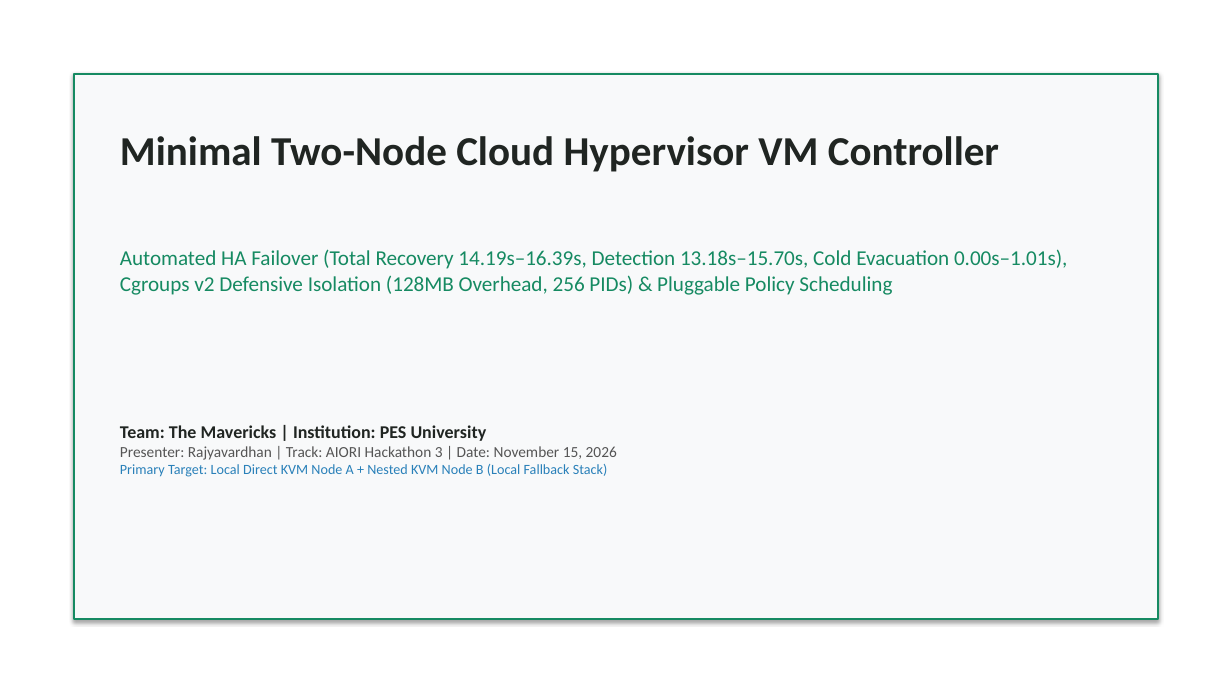
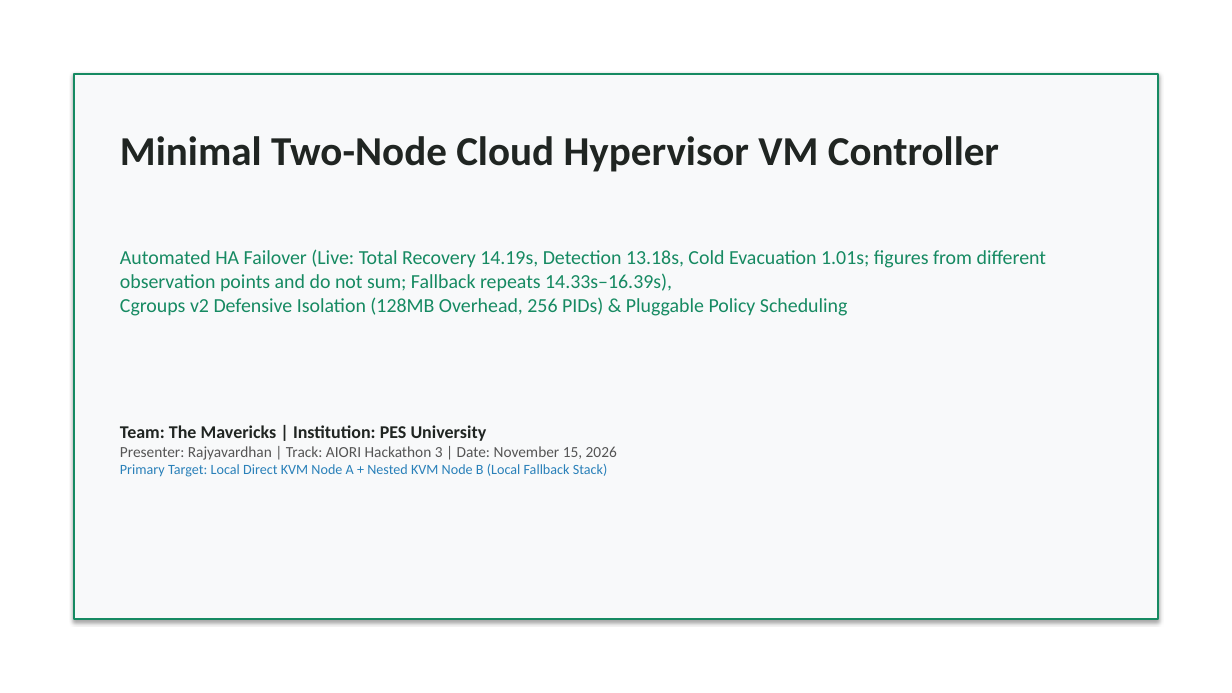
Before and after one commit to aiori-hackathon/A3-PS023-TC246, a slide deck: slide 1 of docs/deck/ps023_draft.pptx. Drawn at 1232x693 pixels with LibreOffice and Linux fonts; fonts in the diff are those of the drawing. Boxes give left, top, right and bottom in pixels: in the first picture for what was removed or moved away, otherwise in the second. Text is boxed around its words. In the diff, an @@ line names an element or a change of style, - is before the commit and + after.

```diff
--- a/docs/deck/ps023_draft.pptx
+++ b/docs/deck/ps023_draft.pptx
@@ text at box(120, 249, 1046, 316): text changed; size 16.5 to 15.5 pt @@
-Automated HA Failover (Total Recovery 14.19s–16.39s, Detection 13.18s–15.70s, Cold Evacuation 0.00s–1.01s),
-Cgroups v2 Defensive Isolation (128MB Overhead, 256 PIDs) & Pluggable Policy Scheduling
+Automated HA Failover (Live: Total Recovery 14.19s, Detection 13.18s, Cold Evacuation 1.01s; figures from different observation points and do not sum; Fallback repeats 14.33s–16.39s),
+Cgroups v2 Defensive Isolation (128MB Overhead, 256 PIDs) & Pluggable Policy Scheduling
```
Also in this commit, not shown: 6 other slides changed, 15 other files.
